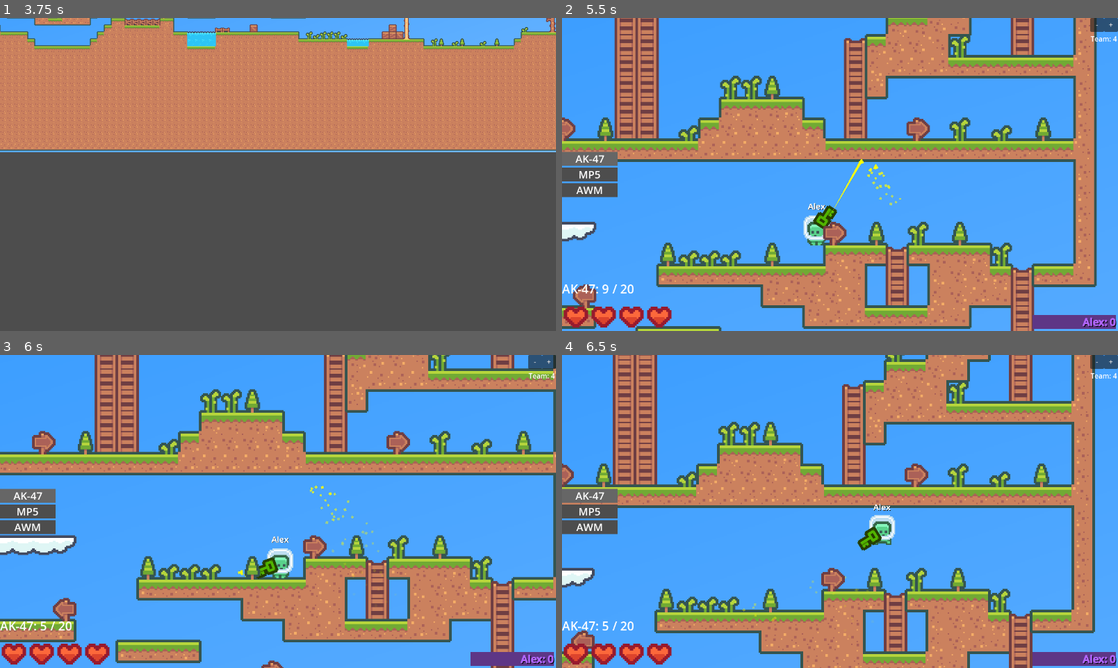
Above: before the commit, frames 1-4 (two rows, left to right).
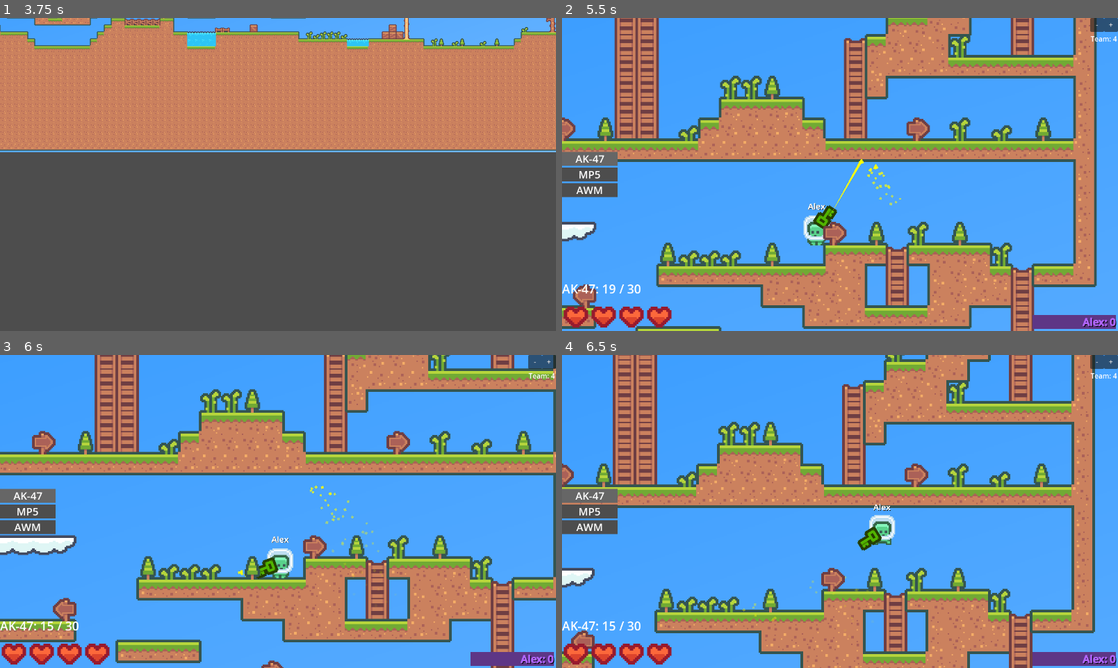
Above: after the commit, the same moments.

Repository: F1zzy31f/Glob-Game
Game: Godot game, scene res://scenes/MainMenu.tscn
Same seed, same stepped clock (60 frames per second), same inputs: the game is played once before the commit and once after it.
Inputs (mouse positions are in pixels of both pictures, inside the frame that each line leads up to):
- Up to frame 1 (3.75 s): click (278, 136) at 0.52 s; type "Alex" at 0.6 s; click "Play" at 1.25 s; click (278, 136) at 2.02 s; type "12" at 2.1 s; click "Host Game" at 2.75 s; tap Enter at 3.5 s; move the mouse to (400, 158) at 3.52 s; press the mouse at (400, 158) at 3.53 s; hold D (move_right) from 3.53 s (still down)
- Up to frame 2 (5.5 s): tap Space (jump) at 3.77, 4.52 s; move the mouse to (728, 190) at 4.27 s; release the mouse at (728, 190) at 4.28 s; click (728, 190) at 4.35 s; move the mouse to (895, 105) at 5.02 s; release D (move_right) at 5.03 s; press the mouse at (895, 105) at 5.03 s; hold A (move_left) from 5.03 s (still down)
- Up to frame 3 (6 s): move the mouse to (250, 574) at 5.77 s; release A (move_left) at 5.78 s; release the mouse at (250, 574) at 5.78 s; hold D (move_right) from 5.78 s (still down); click (250, 574) at 5.85 s
- Up to frame 4 (6.5 s): keep holding D (move_right); tap Space (jump) at 6.02 s

Frame 1 is identical in both runs. In frame 2, 0.1% of the frame differs, in the area x 7-15%, y 85-88%; in frame 3, 0.1%; in frame 4, 0.1%.

Commit message:
Increase mag size

Diff:
--- a/scenes/Player.tscn
+++ b/scenes/Player.tscn
@@ -144,7 +144,6 @@
 damage = 2
 firerate = 12
 accuracy = 2
-mag_size = 20
 
 [node name="MP5" parent="HandPivot/Hand" instance=ExtResource("3_rid25")]
 self_modulate = Color(1, 0, 0.117647, 1)
@@ -155,6 +154,7 @@
 damage = 2
 firerate = 18
 accuracy = 5
+mag_size = 45
 
 [node name="AWM" parent="HandPivot/Hand" instance=ExtResource("3_rid25")]
 self_modulate = Color(0.833333, 1, 0, 1)
